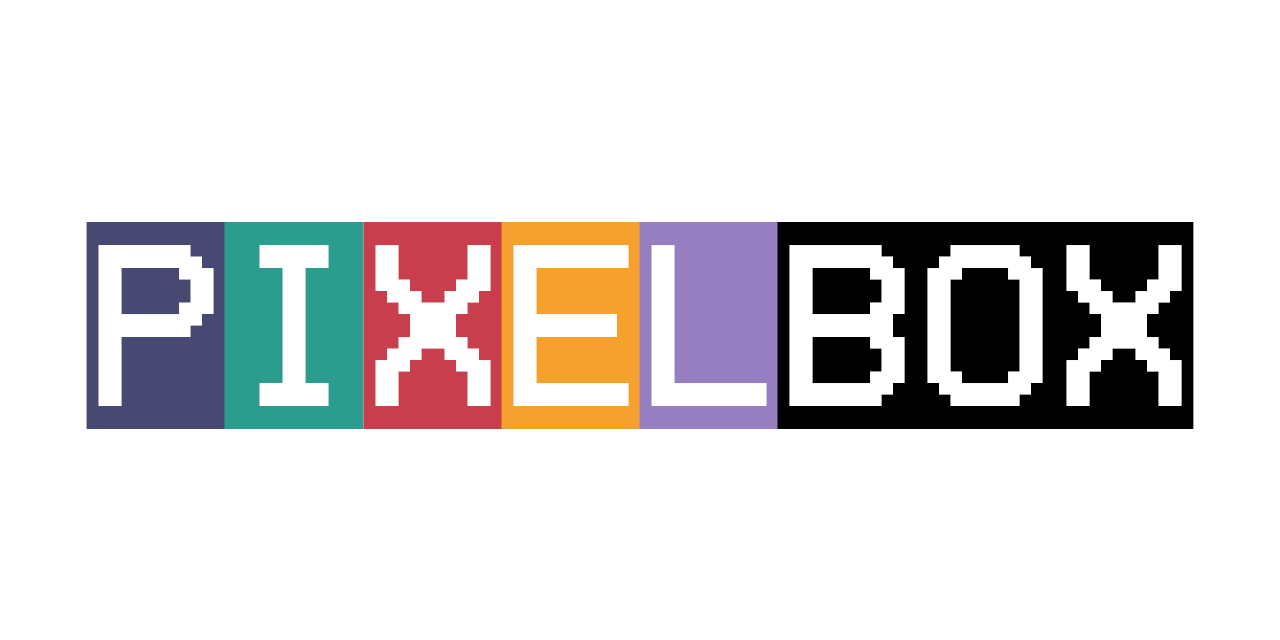
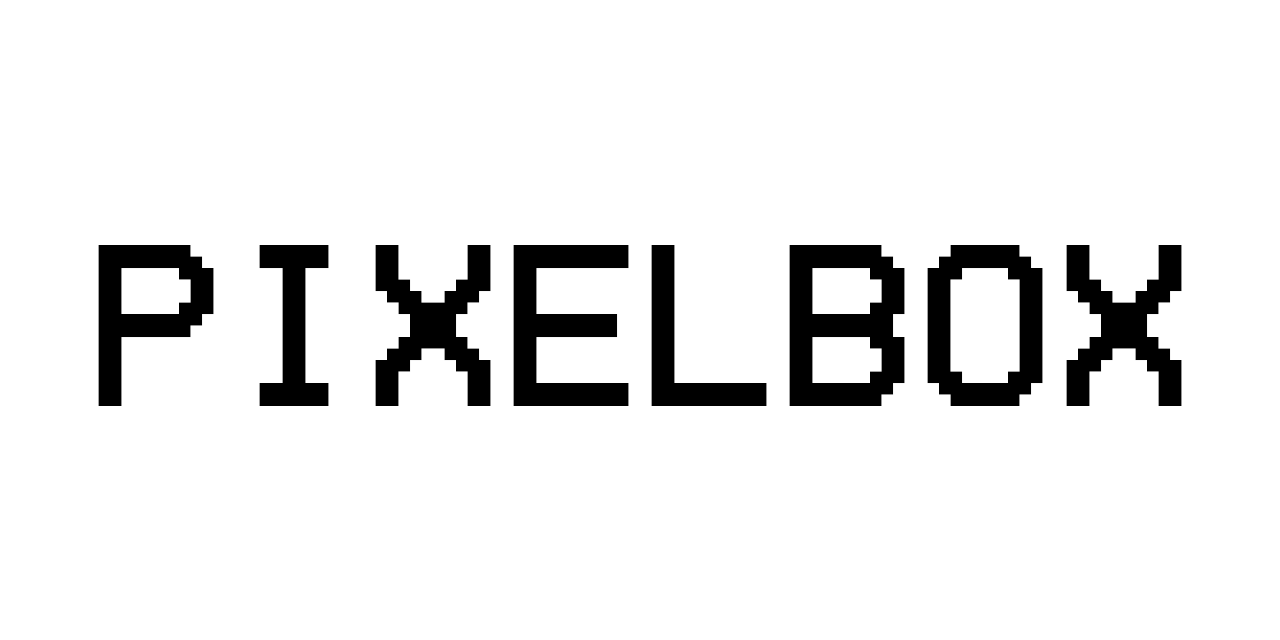
Before/after of a 1280 x 640 layered artwork. What changed in the layer stack:
painted on "Title" over bbox(86, 222, 1194, 429)